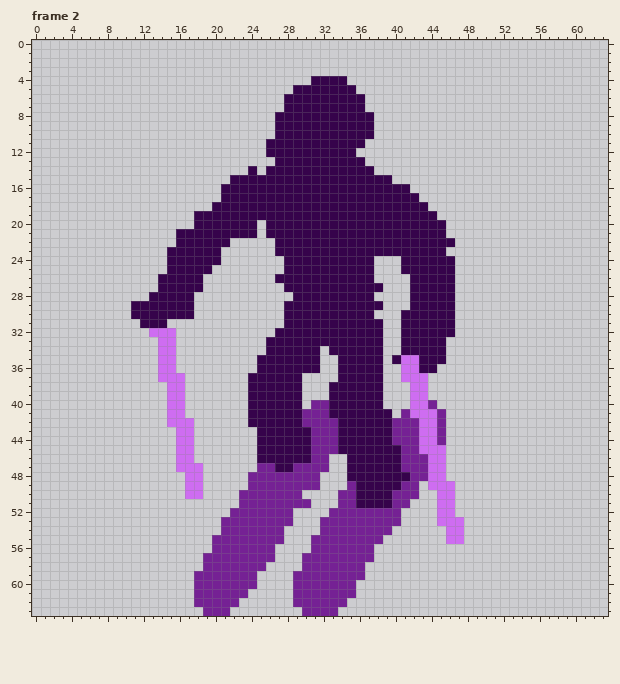
Pixel-art file, stored at Assets/Aseprite/PlayerTemplate.aseprite. Above, as it was before the edit.
64x64 pixels, 16 frames. Shown: frame 2. The commit also changed other frames, which this record leaves out.
The result:
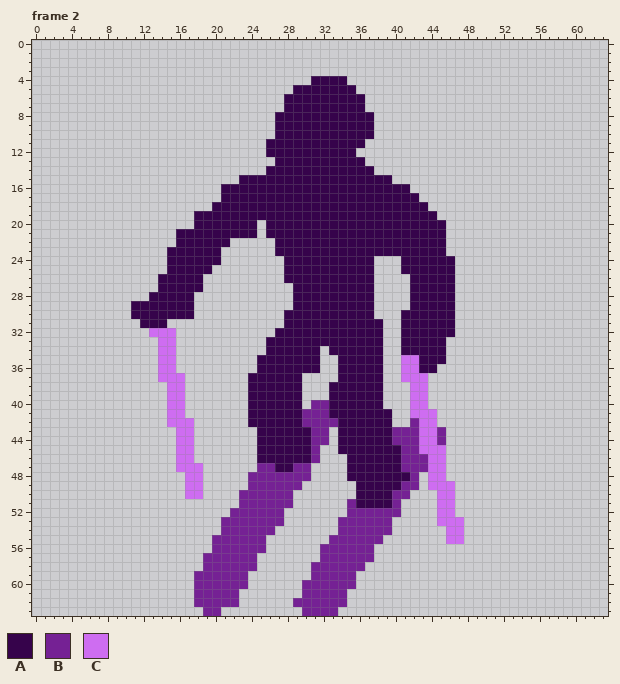
Palette (. is transparent): A #36034b  B #752194  C #ce6df1
From the commit log: Devide template aseprite into layers
From old to new:
layer "Layer 1" removed
Frame 2:
The edit erases colour A in row 14 at x 24; in row 15 at x 22; in row 22 at x 46; in row 26 at x 27; in row 27 at x 28 and 38; in row 29 at x 28 and 38.
The edit erases colour A in row 35 at x 40.
The edit erases colour B in row 40 at x 44; in row 41 at x 41 and 45; in row 42 at x 40 to 41 and 45; in rows 43 to 44 at x 33; in row 45 at x 32 to 33; in row 46 at x 32.
The edit erases colour B in row 47 at x 31 to 32; in row 48 at x 31 and 43; in row 49 at x 30 to 31 and 35; in row 50 at x 29, 34 to 35 and 42; in row 51 at x 29 to 30, 34 and 41; in row 52 at x 28 and 33 to 34.
The edit erases colour B in row 53 at x 28, 32 to 33 and 40; in row 54 at x 27 and 32 to 33; in row 55 at x 26 to 27 and 31 to 32; in row 56 at x 26 and 31; in row 57 at x 25 to 26 and 30 to 31; in row 58 at x 25 and 30.
The edit erases colour B in row 59 at x 24, 29 to 30 and 36; in row 60 at x 24 and 29; in row 61 at x 23, 29 and 35; in row 63 at x 21.
Pixel boxes of the changes (left, top, right, bottom) in both pictures:
erased: (230, 166, 257, 184)
erased: (446, 238, 455, 247)
erased: (275, 274, 293, 310)
erased: (374, 283, 383, 310)
erased: (392, 355, 401, 364)
erased: (392, 400, 446, 427)
erased: (221, 427, 365, 616)
erased: (392, 472, 428, 526)
